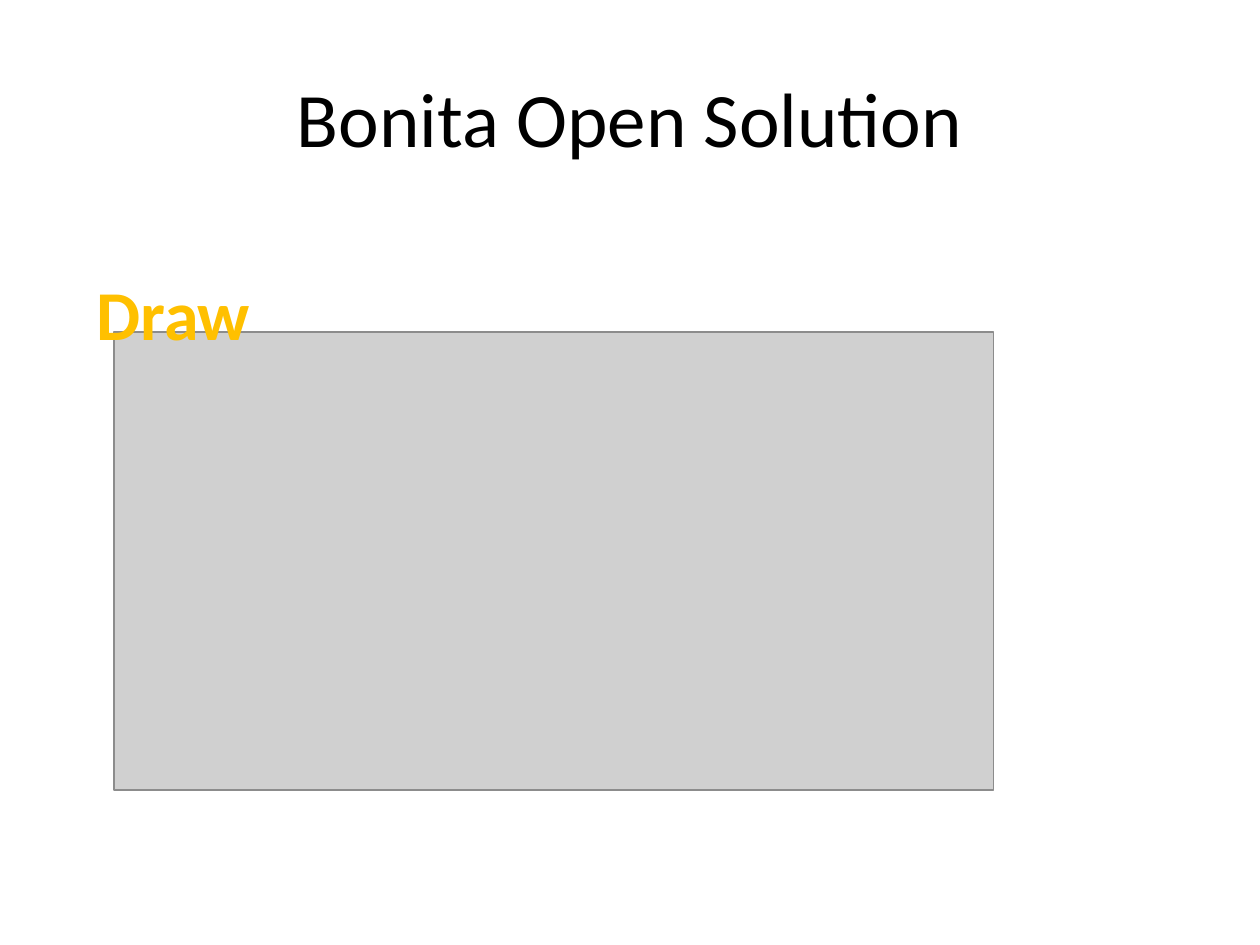
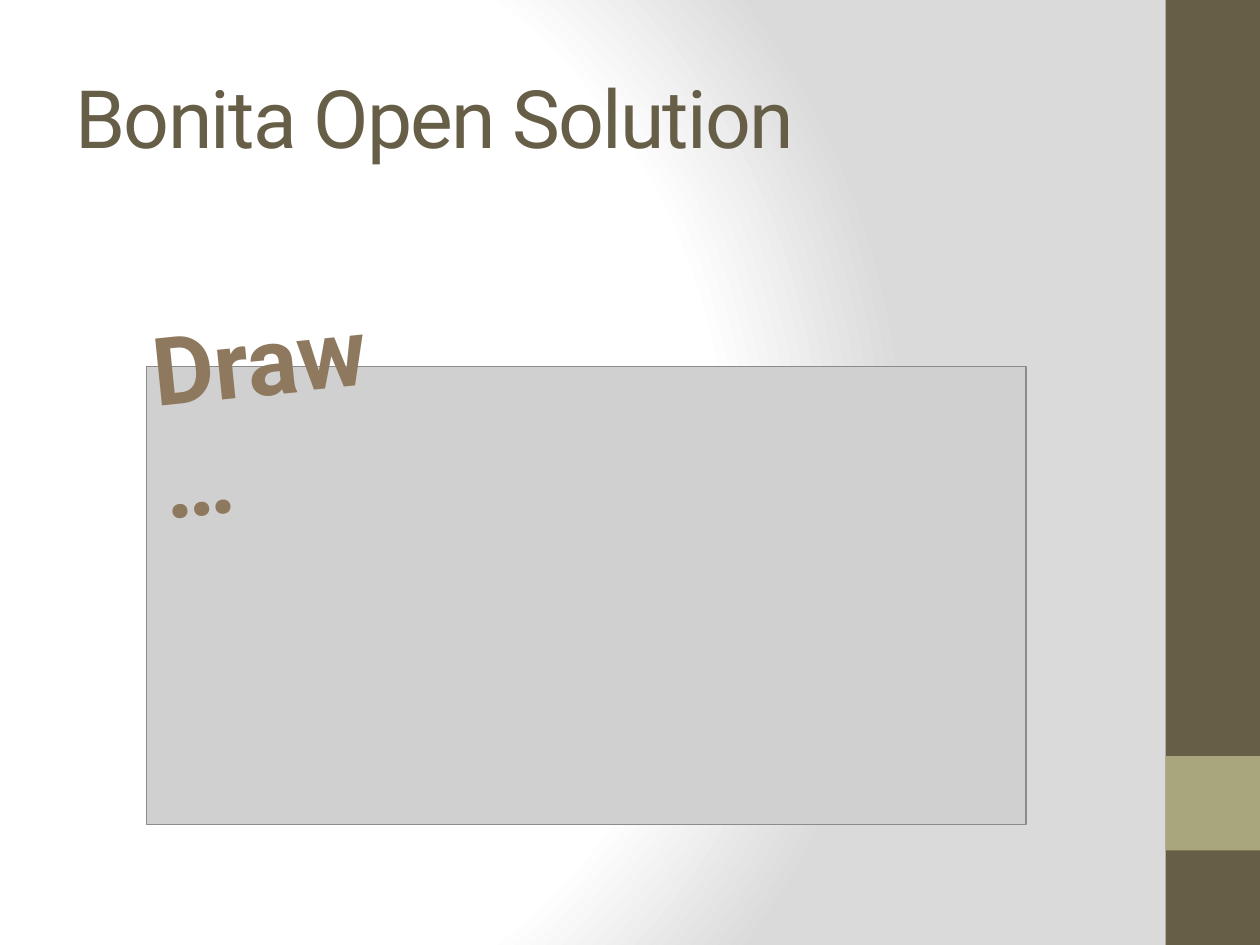
Before and after one commit to bouquetf/call-for-paper, a slide deck: slide 7 of slides/slides.pptx. Drawn at 1260x945 pixels with LibreOffice and Linux fonts; fonts in the diff are those of the drawing; grey boxes stand for pictures. Boxes give left, top, right and bottom in pixels: in the first picture for what was removed or moved away, otherwise in the second. Text is boxed around its words. In the diff, an @@ line names an element or a change of style, - is before the commit and + after.

```diff
--- a/slides/slides.pptx
+++ b/slides/slides.pptx
@@ background #FFFFFF to gradient #FFFFFF to #DADADA @@
@@ rectangle added at [1166, 0, 1260, 945], fill #675E47 @@
@@ title "Bonita Open Solution" at [76, 87, 794, 165]: size 44 to 46 pt, font Calibri to Roboto, text colour #000000 to #675E47, letter spacing 0 to -1 pt; alignment centre to left @@
@@ text "Draw …" at [156, 306, 370, 405]: rotation 0 to 354 degrees @@
@@ text at [156, 306, 370, 405]: text changed; size 40 to 54 pt; font Calibri to Roboto; text colour #FFC000 to #8E795E @@
-Draw
+Draw …
@@ picture: place and size @@
-picture at [115, 331, 994, 790]
+picture at [146, 367, 1026, 825]
@@ rectangle added at [1166, 756, 1260, 850], fill #A9A57C @@
```
Also in this commit, not shown: 9 other slides changed, 7 slides added.
